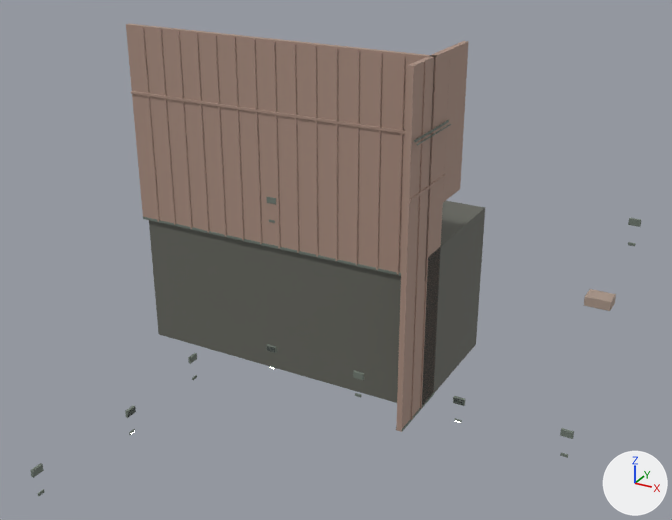
Renders of the glTF model models/m2/pm1_m4.glb from each side of a commit.
Rendered twice from a 50 mm camera at (8.1, 83.0, 44.5) aimed at (-25.4, 143.9, 14.1). Every picture has the same lights, and +X, +Y and +Z are marked at lower right. The first picture is the older version. Vertices at exactly the same position are counted once.

The first picture shows 'pm1_m4'.
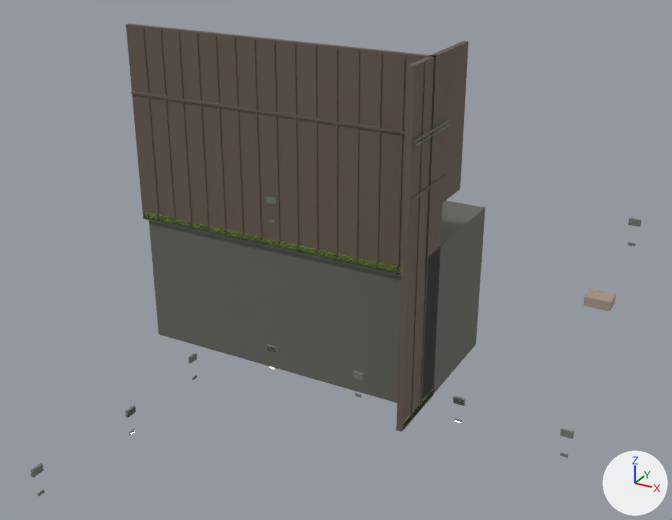
Pixel boxes (x1, y1, x2, y2) of what changed, in the pictures (672 x 520 px):
```json
{"object": "pm1_m4", "change": "recoloured, reshaped", "before": [30, 24, 641, 496], "after": [30, 24, 641, 496], "on screen": "beige to brown"}
{"part": 1, "of": "me_pm1_m4", "change": "added", "after": [145, 212, 401, 272]}
{"part": 2, "of": "me_pm1_m4", "change": "added", "after": [144, 217, 401, 275]}
{"part": 3, "of": "me_pm1_m4", "change": "added", "after": [144, 216, 401, 273]}
{"part": 4, "of": "me_pm1_m4", "change": "added", "after": [144, 215, 401, 272]}
{"part": 5, "of": "me_pm1_m4", "change": "added", "after": [145, 214, 401, 270]}
{"part": 6, "of": "me_pm1_m4", "change": "added", "after": [144, 212, 401, 269]}
{"part": 7, "of": "me_pm1_m4", "change": "added", "after": [403, 389, 434, 424]}
```

Scene script edits in JSON lines:
```json
{"op": "set", "path": "mat_m2__oldbrick_007.base_color", "old": "(0.404, 0.274, 0.22)", "new": "(0.136, 0.101, 0.0784)", "note": "beige #aa8f81 -> brown #67594f"}
{"op": "add", "block": "mat_emit_water_012", "code": ["mat_emit_water_012 = principled_material('emit_water.012')", "mat_emit_water_012.base_color = (0.16, 0.29, 0.02)  # green #6f9327", "mat_emit_water_012.emission_color = (0.144, 0.261, 0.018)  # green #6a8c24", "mat_emit_water_012.emission_strength = 1.0"]}
{"block": "me_pm1_m4", "where": "# used by ob_pm1_m4; location = (0.0, 0.0, 0.0)"}
{"op": "remove", "block": "me_pm1_m4", "code": "me_pm1_m4.from_pydata(...)  # 2064 vertices, 3616 faces; spans x -50.5..-4.0, y 121.8..164.0, z -2.0..30.0"}
{"op": "add", "block": "me_pm1_m4", "code": "me_pm1_m4.from_pydata(...)  # 2256 vertices, 3904 faces; spans x -50.5..-4.0, y 121.8..164.0, z -2.0..30.0"}
{"block": "me_pm1_m4", "change": "me_pm1_m4 part 1: a new loose piece, a box spanning x -50.2..-20.3, y 149.71..149.73, z 11.15..11.75, in mat_emit_water_012 (green #6f9327, glowing green #6a8c24)"}
{"block": "me_pm1_m4", "change": "me_pm1_m4 part 2: a new loose piece, a box spanning x -50.25..-20.25, y 149.635..149.705, z 11.16..11.22, in mat_black_013 (black #191d21)"}
{"block": "me_pm1_m4", "change": "me_pm1_m4 part 3: a new loose piece, a box spanning x -50.25..-20.25, y 149.635..149.705, z 11.29..11.35, in mat_black_013 (black #191d21)"}
{"block": "me_pm1_m4", "change": "me_pm1_m4 part 4: a new loose piece, a box spanning x -50.25..-20.25, y 149.635..149.705, z 11.42..11.48, in mat_black_013 (black #191d21)"}
{"block": "me_pm1_m4", "change": "me_pm1_m4 part 5: a new loose piece, a box spanning x -50.25..-20.25, y 149.635..149.705, z 11.55..11.61, in mat_black_013 (black #191d21)"}
{"block": "me_pm1_m4", "change": "me_pm1_m4 part 6: a new loose piece, a box spanning x -50.25..-20.25, y 149.635..149.705, z 11.68..11.74, in mat_black_013 (black #191d21)"}
{"block": "me_pm1_m4", "change": "me_pm1_m4 part 7: a new loose piece, a box spanning x -19.955..-19.885, y 146.25..152.75, z -1.32..-1.26, in mat_black_013 (black #191d21)"}
{"block": "me_pm1_m4", "change": "other edits to the shape of me_pm1_m4 do not show in these pictures"}
{"op": "add", "block": "me_pm1_m4", "code": "me_pm1_m4.materials.append(mat_emit_water_012)  # green #6f9327, glowing green #6a8c24"}
```
